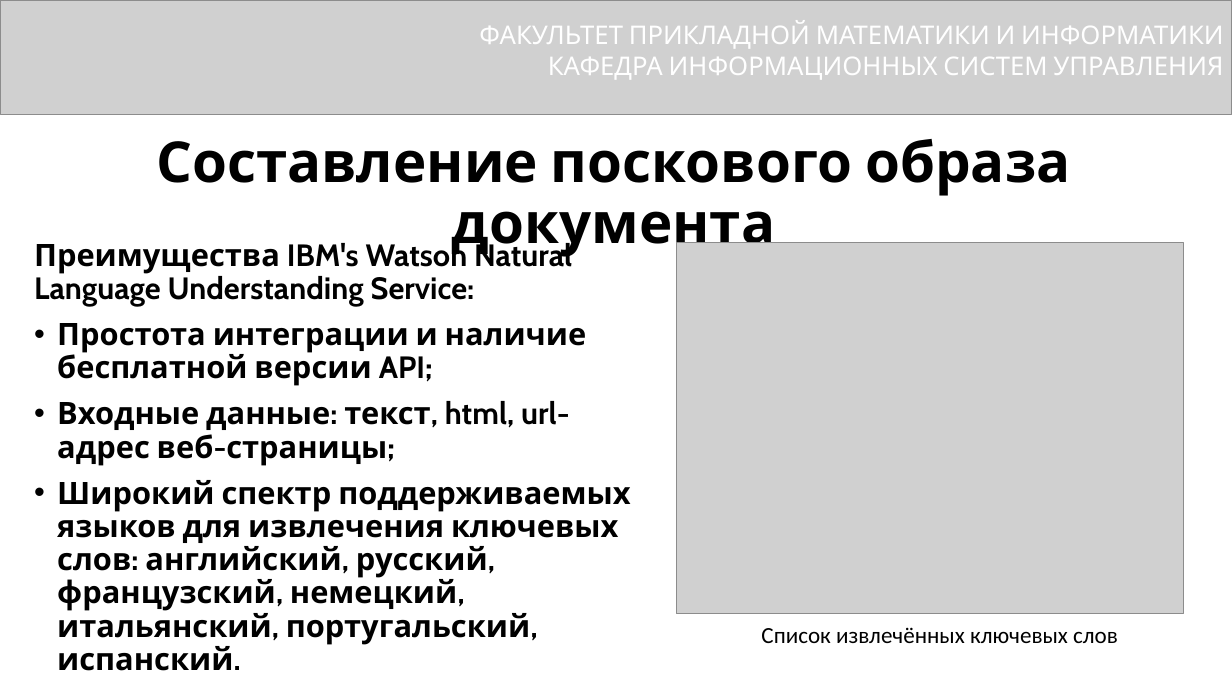
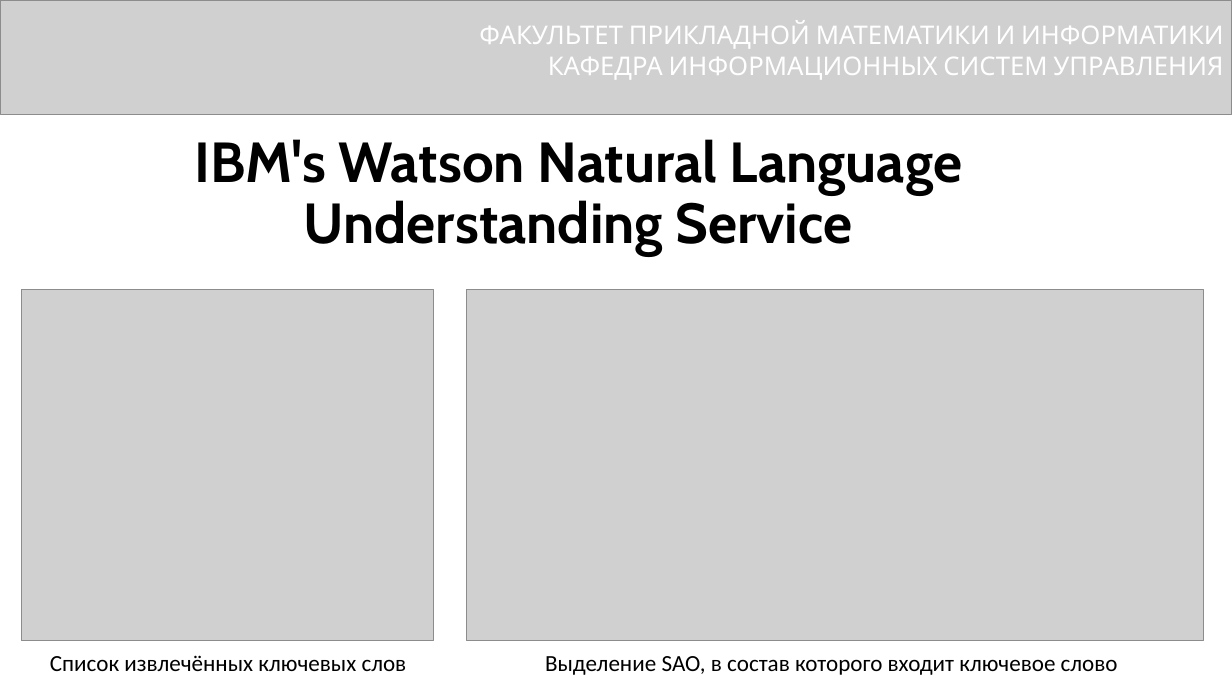
Before and after one commit to DimkaFPM/diplom, a slide deck: slide 7 of presentetion.pptx (slide 6 before the commit). Drawn at 1232x693 pixels with LibreOffice and Linux fonts; fonts in the diff are those of the drawing; grey boxes stand for pictures. Boxes give left, top, right and bottom in pixels: in the first picture for what was removed or moved away, otherwise in the second. Text is boxed around its words. In the diff, an @@ line names an element or a change of style, - is before the commit and + after.

```diff
--- a/presentetion.pptx
+++ b/presentetion.pptx
@@ text at bbox=[194, 139, 962, 256]: text changed @@
-Составление поскового образа документа
+IBM's Watson Natural Language Understanding Service
@@ text removed at bbox=[34, 239, 630, 671] @@
-Преимущества IBM's Watson Natural Language Understanding Service:
-• Простота интеграции и наличие бесплатной версии API;
-• Входные данные: текст, html, url-адрес веб-страницы;
-• Широкий спектр поддерживаемых языков для извлечения ключевых слов: английский, русский, французский, немецкий, итальянский, португальский, испанский.
@@ picture added at bbox=[21, 289, 433, 640] @@
@@ picture: place and size @@
-picture at bbox=[677, 242, 1184, 614]
+picture at bbox=[467, 289, 1203, 640]
@@ text "Список извлечённых ключевых слов": place and size @@
-text "Список извлечённых ключевых слов" at bbox=[761, 627, 1118, 643]
+text "Список извлечённых ключевых слов" at bbox=[50, 655, 407, 671]
@@ text added at bbox=[545, 656, 1118, 675], 18 pt, text #000000 @@
+Выделение SAO, в состав которого входит ключевое слово
```
Also in this commit, not shown: 1 slide added, 10 other files.
